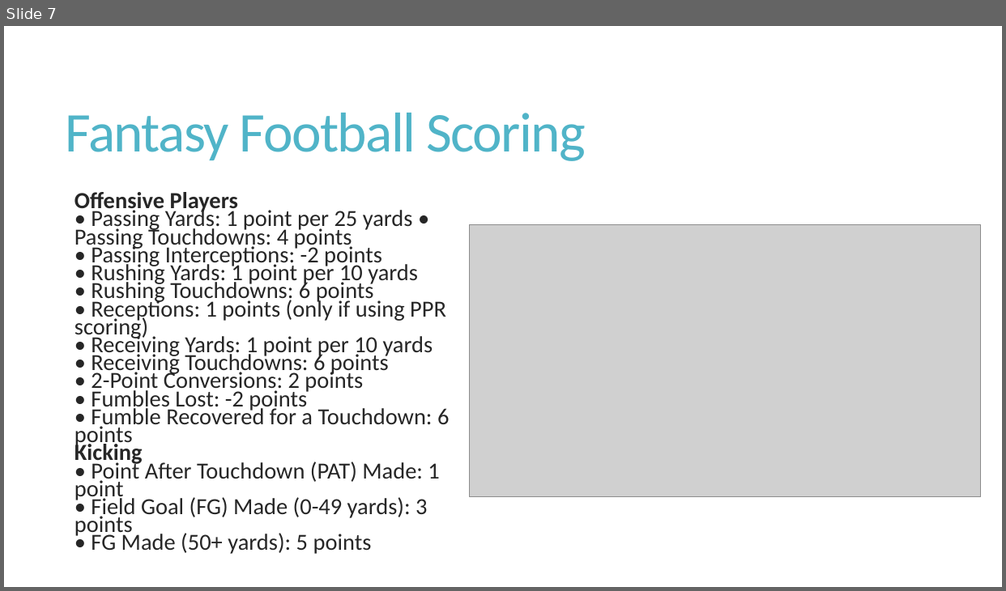
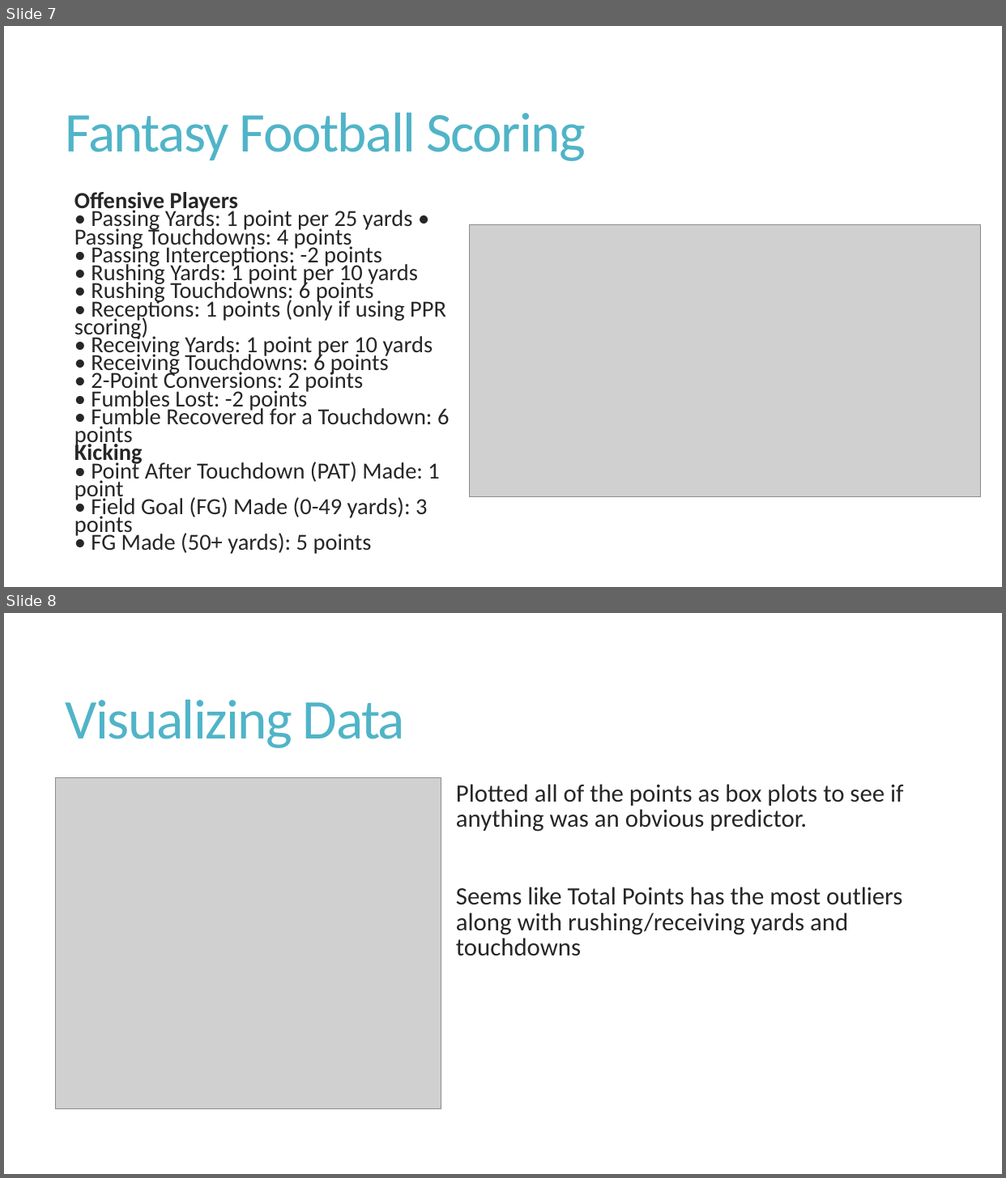
Before and after one commit to wendybo/GA_Class_Project, a slide deck: NFLRank_final_WY.pptx. Shown one above the other, each under a label of ours: slide 7 before the commit, slides 7 and 8 after it. The pictures are 1006x591 and 1006x1178 pixels, drawn with LibreOffice and Linux fonts; fonts in the diff are those of the drawing; grey boxes stand for pictures. Boxes give left, top, right and bottom in pixels: in the first picture for what was removed or moved away, otherwise in the second. Text is boxed around its words. In the diff, an @@ line names an element or a change of style, - is before the commit and + after.

```diff
--- a/NFLRank_final_WY.pptx
+++ b/NFLRank_final_WY.pptx
@@ slide 8 added at box(4, 613, 1002, 1174), background #FFFFFF @@
@@ title added at box(66, 700, 405, 748), 54 pt, text #50B4C8 @@
+Visualizing Data
@@ picture added at box(55, 777, 441, 1110) @@
@@ text added at box(456, 784, 903, 956), 24 pt, text #262626 @@
+  Plotted all of the points as box plots to see if anything was an obvious predictor.
+  Seems like Total Points has the most outliers along with rushing/receiving yards and touchdowns
```
Also in this commit, not shown: 3 other slides added, 1 slide removed, 2 other files.
